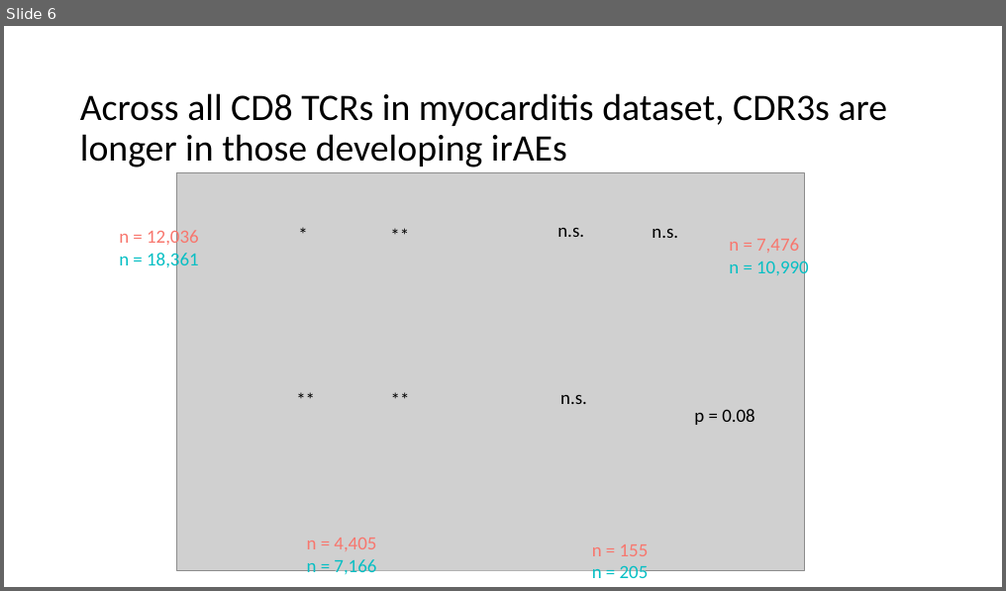
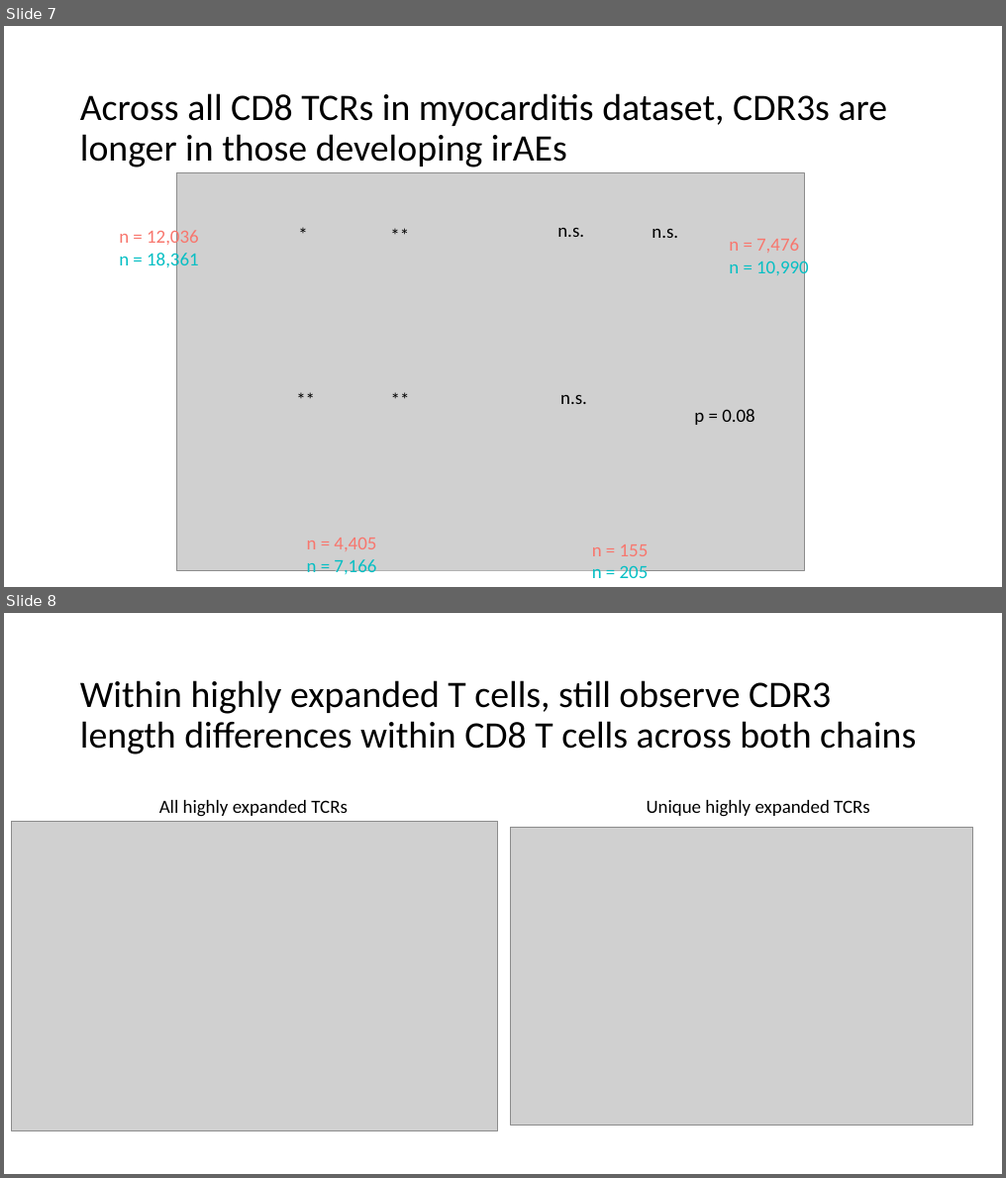
Before and after one commit to tybottorff/bottorffdocs, a slide deck: linsley_postdoc/presentations/weekly_meetings/11_16_23.pptx. Shown one above the other, each under a label of ours: slide 6 before the commit, slides 7 and 8 after it. The pictures are 1006x591 and 1006x1178 pixels, drawn with LibreOffice and Linux fonts; fonts in the diff are those of the drawing; grey boxes stand for pictures. Boxes give left, top, right and bottom in pixels: in the first picture for what was removed or moved away, otherwise in the second. Text is boxed around its words. In the diff, an @@ line names an element or a change of style, - is before the commit and + after.

```diff
--- a/linsley_postdoc/presentations/weekly_meetings/11_16_23.pptx
+++ b/linsley_postdoc/presentations/weekly_meetings/11_16_23.pptx
@@ slide 8 added at box(4, 613, 1002, 1174), background #FFFFFF @@
@@ title added at box(80, 680, 916, 755), 36 pt, text #000000 @@
+Within highly expanded T cells, still observe CDR3 length differences within CD8 T cells across both chains
@@ text added at box(159, 800, 348, 817), 18 pt, text #000000 @@
+All highly expanded TCRs
@@ text added at box(647, 800, 870, 817), 18 pt, text #000000 @@
+Unique highly expanded TCRs
@@ picture added at box(12, 821, 497, 1132) @@
@@ picture added at box(511, 827, 973, 1126) @@
@@ what was slide 6 is now slide 7 @@
```
Also in this commit, not shown: 1 slide changed, 2 other slides added, 1 other file.
